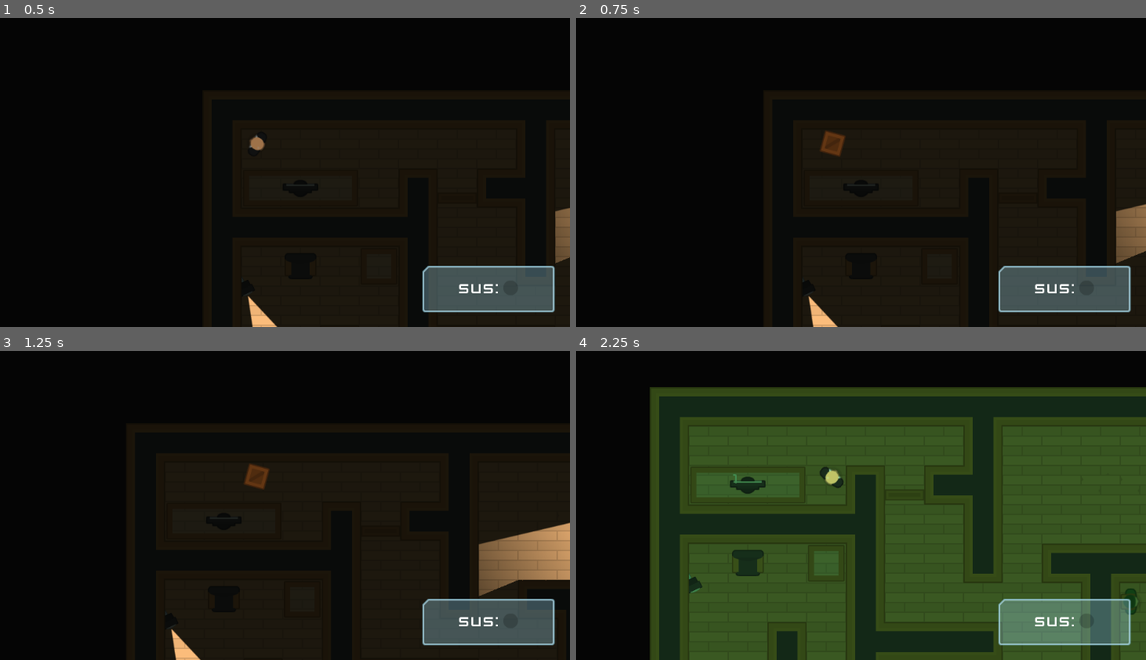
Above: before the commit, frames 1-4 (two rows, left to right).
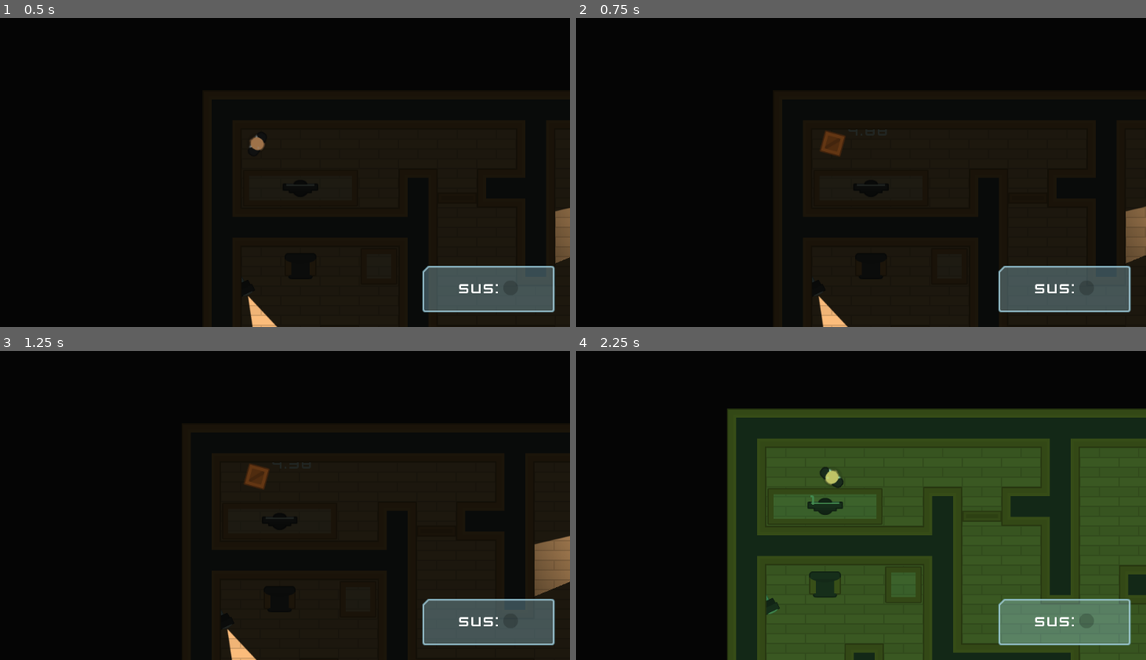
Above: after the commit, the same moments.

Repository: bruhify32/SpyTheGame
Game: Godot game, scene res://Levels/Level1.tscn
Two runs of this game, one before a commit and one after it. Both use one fixed random seed, a clock stepped at 60 frames per second and the inputs below.
Inputs (mouse positions are in pixels of both pictures, inside the frame that each line leads up to):
- Up to frame 1 (0.5 s): no input
- Up to frame 2 (0.75 s): tap Enter at 0.5 s; move the mouse to (1032, 197) at 0.52 s; hold D (move_right) from 0.53 s (still down); tap E (toggle_disguise) at 0.6 s; click (1032, 197) at 0.67 s
- Up to frame 3 (1.25 s): keep holding D (move_right)
- Up to frame 4 (2.25 s): move the mouse to (798, 493) at 1.27 s; release D (move_right) at 1.28 s; hold S (move_down) 1.28-2.03 s; tap E (toggle_disguise) at 1.35 s; click (798, 493) at 1.42 s; move the mouse to (895, 394) at 2.02 s; hold D (move_right) from 2.03 s (still down); tap Space (torch_vision_mode) at 2.1 s

Frame 1 is identical in both runs. In frame 2, 0.7% of the frame differs, in the area x 40-100%, y 54-100%; in frame 3, 3.3%; in frame 4, 42%, in the area x 12-100%, y 11-100%.
Error in both runs: Invalid get index '0' (on base: 'Array'). (res://Character/guard.gd:24)

Commit message:
added some limit for disguising

Diff:
--- a/Character/Player.gd
+++ b/Character/Player.gd
@@ -5,6 +5,8 @@
 onready var sprite : Sprite = $Sprite;
 onready var light_occluder_2d : LightOccluder2D = $LightOccluder2D;
 onready var light_2d : Light2D = $Light2D;
+onready var timer : Timer = $Timer;
+onready var disguised_label : Label = $DisguisedLabel;
 
 const  PLAYER_SPRITE = "res://GFX/PNG/Hitman 1/hitman1_stand.png";
 const  PLAYER_LIGHT = "res://GFX/PNG/Hitman 1/hitman1_stand.png";
@@ -13,11 +15,23 @@
 const PLAYER_OCCLUDER = "res://Character/HumanOccluder.tres";
 const BOX_OCCLUDER = "res://Character/BoxOccluder.tres";
 
+var velocity_multiplier = 1;
 var disguised = false;
+
+export var disguise_slowdown : float = 0.25;
+export var disguise_duration : int = 5;
+export var no_of_disguises : int = 3;
+
+func _ready():
+    timer.wait_time = disguise_duration;
+    reveal();
 
 func _physics_process(delta):
     update_motion();
-    move_and_slide(motion);
+    move_and_slide(motion * velocity_multiplier);
+    if disguised:
+        disguised_label.text = str(timer.time_left).pad_decimals(2);
+        disguised_label.rect_rotation = -rotation_degrees;
 
 func update_motion():
     look_at(get_global_mouse_position());
@@ -44,13 +58,15 @@
 func toggle_disguise():
     if disguised:
         reveal();
-    else:
+    elif no_of_disguises > 0:
         disguise();
 
 func reveal():
     sprite.texture = load(PLAYER_SPRITE);
     light_occluder_2d.occluder = load(PLAYER_OCCLUDER);
     light_2d.texture = load(PLAYER_LIGHT);
+    disguised_label.hide();
+    velocity_multiplier = 1;
     disguised = false;
     collision_layer = 1;
 
@@ -59,5 +75,9 @@
     sprite.texture = load(BOX_SPRITE);
     light_occluder_2d.occluder = load(BOX_OCCLUDER);
     light_2d.texture = load(BOX_LIGHT);
+    disguised_label.show();
+    velocity_multiplier = disguise_slowdown;
+    no_of_disguises -= 1;
     disguised = true;
     collision_layer = 16;
+    timer.start();
--- a/Character/Player.tscn
+++ b/Character/Player.tscn
@@ -1,8 +1,9 @@
-[gd_scene load_steps=4 format=2]
+[gd_scene load_steps=5 format=2]
 
 [ext_resource path="res://GFX/PNG/Hitman 1/hitman1_stand.png" type="Texture" id=1]
 [ext_resource path="res://Character/template_character.tscn" type="PackedScene" id=2]
 [ext_resource path="res://Character/Player.gd" type="Script" id=3]
+[ext_resource path="res://UI/Theme.tres" type="Theme" id=4]
 
 [node name="Player" instance=ExtResource( 2 )]
 collision_mask = 14
@@ -14,3 +15,20 @@
 [node name="Light2D" type="Light2D" parent="." index="3"]
 texture = ExtResource( 1 )
 energy = 0.7
+
+[node name="Timer" type="Timer" parent="." index="4"]
+one_shot = true
+
+[node name="DisguisedLabel" type="Label" parent="." index="5"]
+margin_left = 16.0
+margin_top = -40.0
+margin_right = 84.0
+margin_bottom = -13.0
+theme = ExtResource( 4 )
+text = "0.00"
+__meta__ = {
+"_edit_group_": true,
+"_edit_use_anchors_": false
+}
+
+[connection signal="timeout" from="Timer" to="." method="reveal"]
